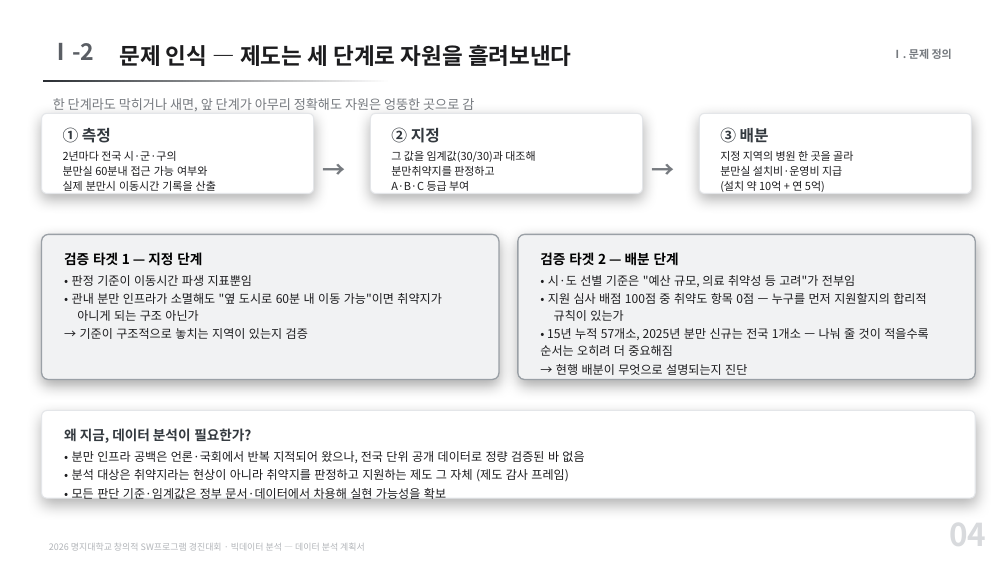
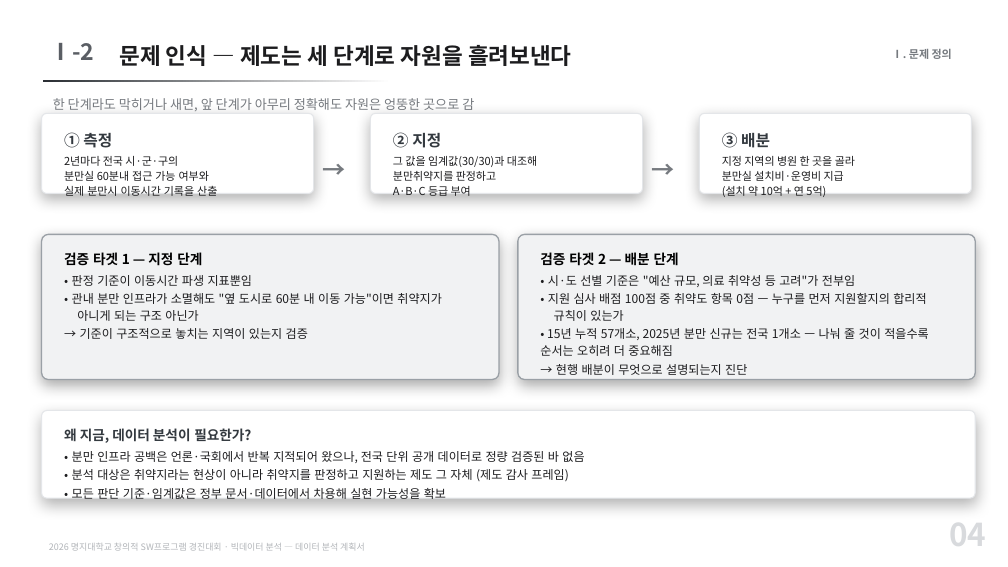
Before and after one commit to karvvan/maternity-care-policy-audit, a slide deck: slide 4 of 04_제출물/데이터분석_계획서.pptx. Drawn at 1008x567 pixels with LibreOffice and Linux fonts; fonts in the diff are those of the drawing. Boxes give left, top, right and bottom in pixels: in the first picture for what was removed or moved away, otherwise in the second. Text is boxed around its words. In the diff, an @@ line names an element or a change of style, - is before the commit and + after.

Commit message:
계획서 — 목차 카드 여유 확보 · A·B·C 등급을 표로 분리 · 카드-글 정렬 교정
목차: 카드 높이가 텍스트 필요 높이와 정확히 같아(여유 0.00") 글자가 삐져나오기
직전이었다. 지난 축소에서 안쪽 여백을 0.28"로만 잡은 게 원인. 줄이 여러 개인
블록에는 부족해 0.44"로 늘렸다(Ⅰ·Ⅳ 1.14→1.30, Ⅱ·Ⅲ 0.94→1.10).

슬7 등급: 글머리표 세 줄로 뭉쳐 있던 A·B·C 설명을 3열 표(등급·정의·곳수)로
바꿔 한눈에 비교되게 했다. 'C는 자격표'라는 해석은 등급 정의와 성격이 달라
표 밖 주석으로 내렸다. 카드 1.76→2.10, 오른쪽 배분 절차 카드도 같이 맞춤.

정렬: 카드와 그 안 글의 여백이 제각각이던 것(13곳)을 좌0.20 상0.14 기준으로
통일했다. 세로 액센트 바가 있는 카드는 글을 0.35"로 더 들여써 바와 겹치지
않게 한다. 목차 카드까지 포함해 19곳 교정.

작업 중 사고: 정규화가 '카드 하나에 글 하나'를 가정해, 제목·표·주석이 함께
든 슬7 카드에서 주석이 제목 자리로 끌려갔다. 세 요소를 제자리(4.19/4.52/5.86)로
되돌리고, 검증에서 다요소 카드는 여백 규칙 대신 겹침 검사를 하도록 바꿨다.

검증: 13장 전체 어긋남 0 · 넘침 0 · 겹침 0 · 화면 밖 0.

```diff
--- a/04_제출물/데이터분석_계획서.pptx
+++ b/04_제출물/데이터분석_계획서.pptx
@@ text "① 측정": place and size @@
-text "① 측정" at (63,127,216,191)
+text "① 측정" at (64,132,217,196)
@@ text "② 지정": place and size @@
-text "② 지정" at (391,127,535,191)
+text "② 지정" at (393,132,537,196)
@@ text "③ 배분": place and size @@
-text "③ 배분" at (720,127,853,192)
+text "③ 배분" at (722,132,855,197)
```
Also in this commit, not shown: 4 other slides changed, 1 other file.
